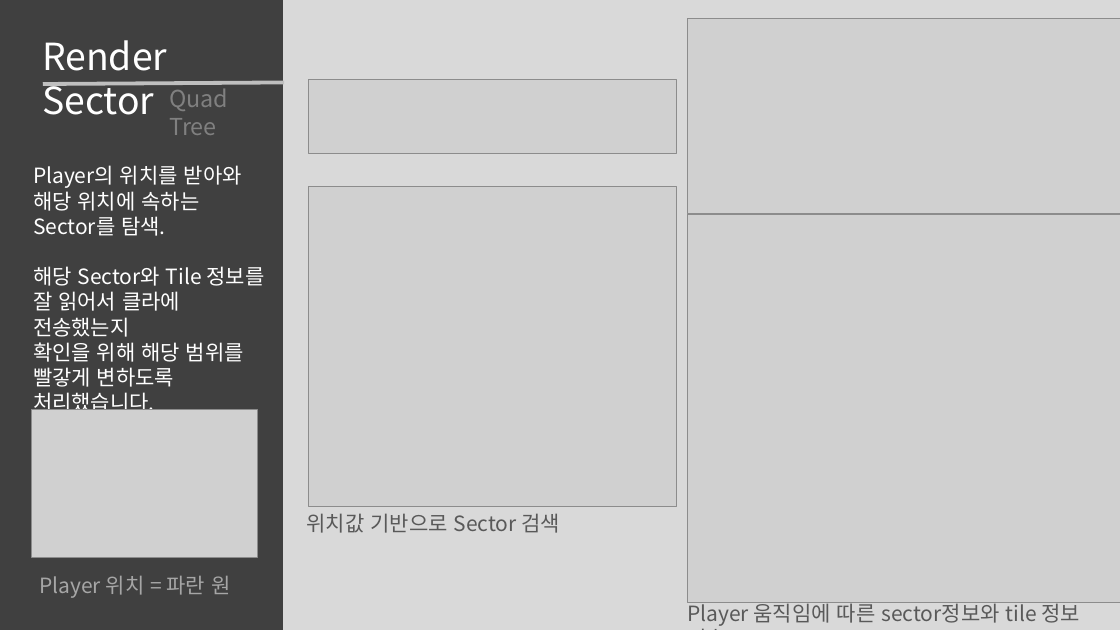
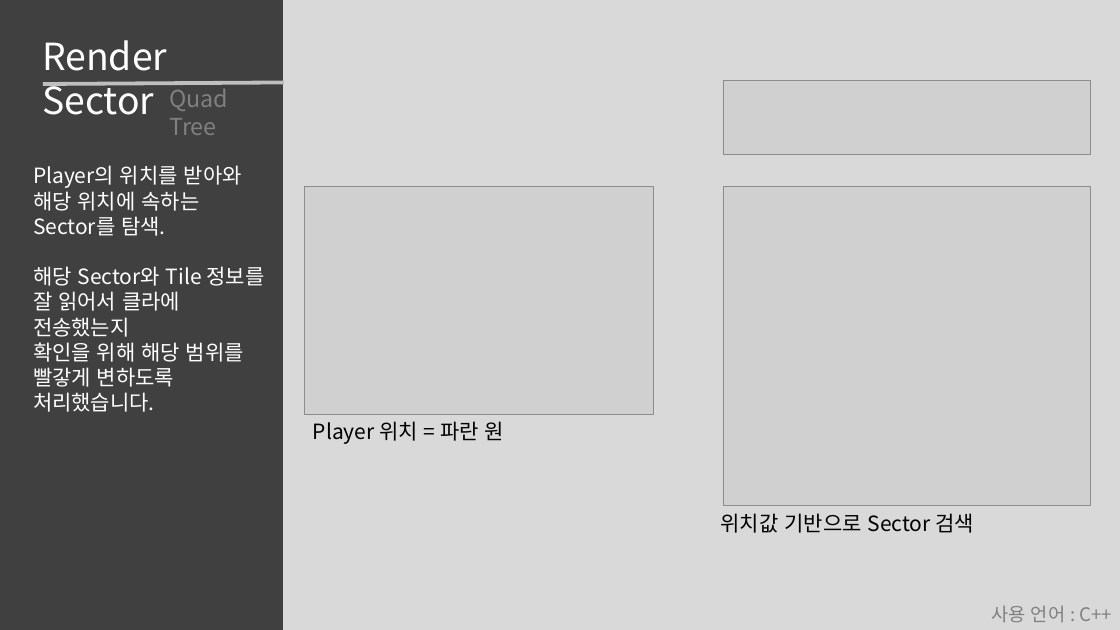
Before and after one commit to roka0105/Team.Yggdrasil_Server, a slide deck: slide 9 of 최예람 포트폴리오.pptx (slide 8 before the commit). Drawn at 1120x630 pixels with LibreOffice and Linux fonts; fonts in the diff are those of the drawing; grey boxes stand for pictures. Boxes give left, top, right and bottom in pixels: in the first picture for what was removed or moved away, otherwise in the second. Text is boxed around its words. In the diff, an @@ line names an element or a change of style, - is before the commit and + after.

```diff
--- a/최예람 포트폴리오.pptx
+++ b/최예람 포트폴리오.pptx
@@ picture removed at (687,18,1120,213) @@
@@ picture: place and size @@
-picture at (31,409,257,557)
+picture at (305,187,655,415)
@@ picture removed at (687,214,1120,602) @@
@@ text "Player 위치 = 파란 원": place and size @@
-text "Player 위치 = 파란 원" at (39,576,230,598)
+text "Player 위치 = 파란 원" at (313,421,504,444)
@@ text "Player 위치 = 파란 원" at (313,421,504,444): text colour #A6A6A6 to #000000 @@
@@ 2 pictures, 1 text: place and size @@
-2 pictures, 1 text at (307,80,677,533)
+2 pictures, 1 text at (721,81,1091,533)
@@ text "위치값 기반으로 Sector 검색" at (721,513,974,533): text colour #595959 to #000000 @@
@@ text removed at (687,600,1081,626) @@
-Player 움직임에 따른 sector정보와 tile 정보 전송
@@ text added at (991,606,1113,622), 16 pt, text #808080 @@
+사용 언어 : C++
```
Also in this commit, not shown: 14 other slides changed, 7 slides added, 3 slides removed, 11 other files.
